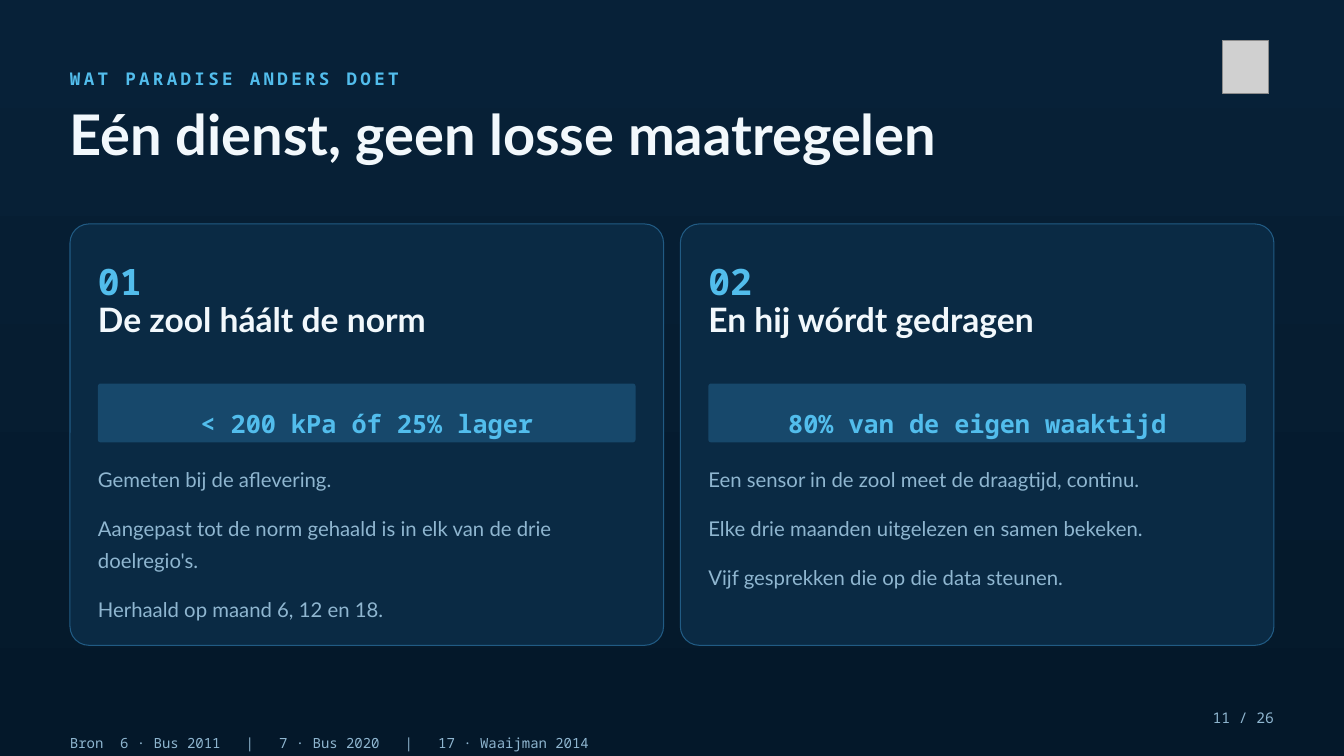
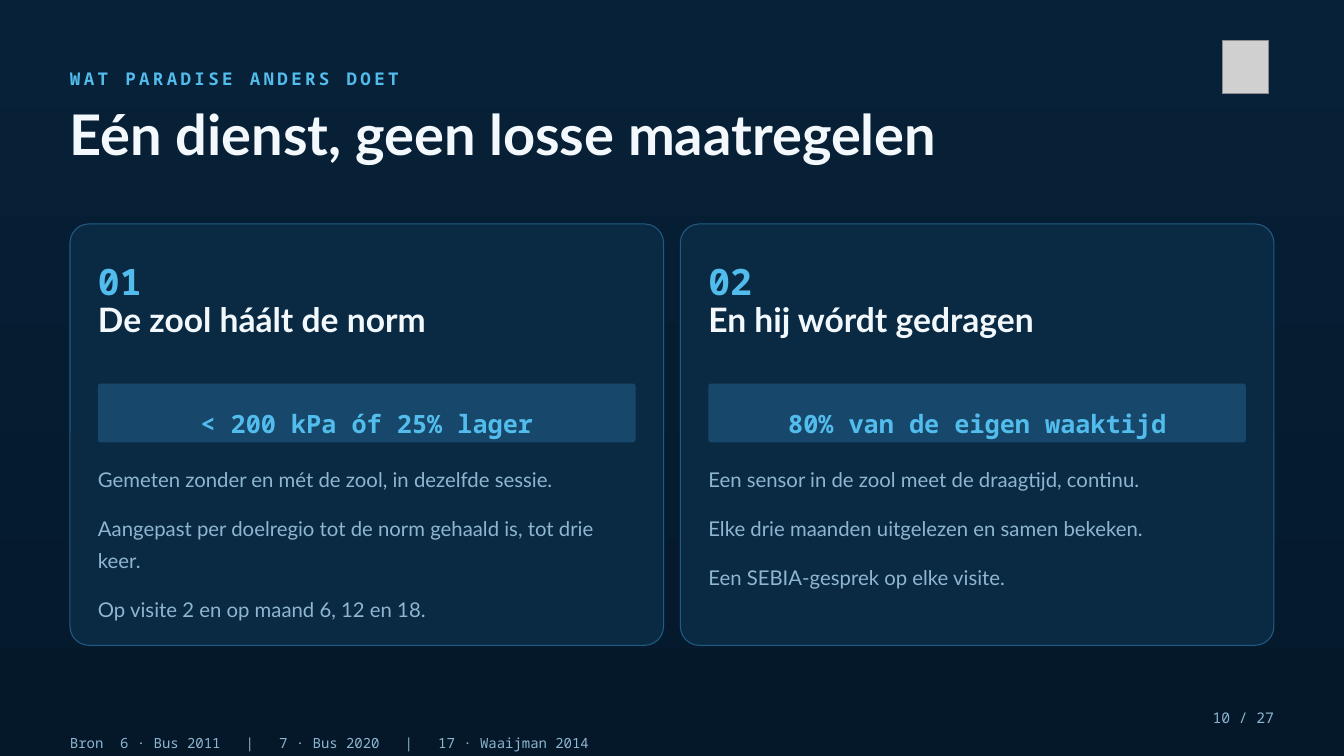
Before and after one commit to Dellfs/paradise-project, a slide deck: slide 10 of PARADISE_presentatie/PARADISE_az_groeninge.pptx (slide 11 before the commit). Drawn at 1344x756 pixels with LibreOffice and Linux fonts; fonts in the diff are those of the drawing; grey boxes stand for pictures. Boxes give left, top, right and bottom in pixels: in the first picture for what was removed or moved away, otherwise in the second. Text is boxed around its words. In the diff, an @@ line names an element or a change of style, - is before the commit and + after.

```diff
--- a/PARADISE_presentatie/PARADISE_az_groeninge.pptx
+++ b/PARADISE_presentatie/PARADISE_az_groeninge.pptx
@@ text at (98, 472, 593, 621): text changed @@
-Gemeten bij de aflevering.
-Aangepast tot de norm gehaald is in elk van de drie doelregio's.
-Herhaald op maand 6, 12 en 18.
+Gemeten zonder en mét de zool, in dezelfde sessie.
+Aangepast per doelregio tot de norm gehaald is, tot drie keer.
+Op visite 2 en op maand 6, 12 en 18.
@@ text at (708, 570, 1005, 589): text changed @@
-Vijf gesprekken die op die data steunen.
+Een SEBIA-gesprek op elke visite.
@@ text at (1213, 712, 1274, 723): text changed @@
-11 / 26
+10 / 27
```
Also in this commit, not shown: 21 other slides changed, 2 slides added, 1 slide removed, 1 other file.
